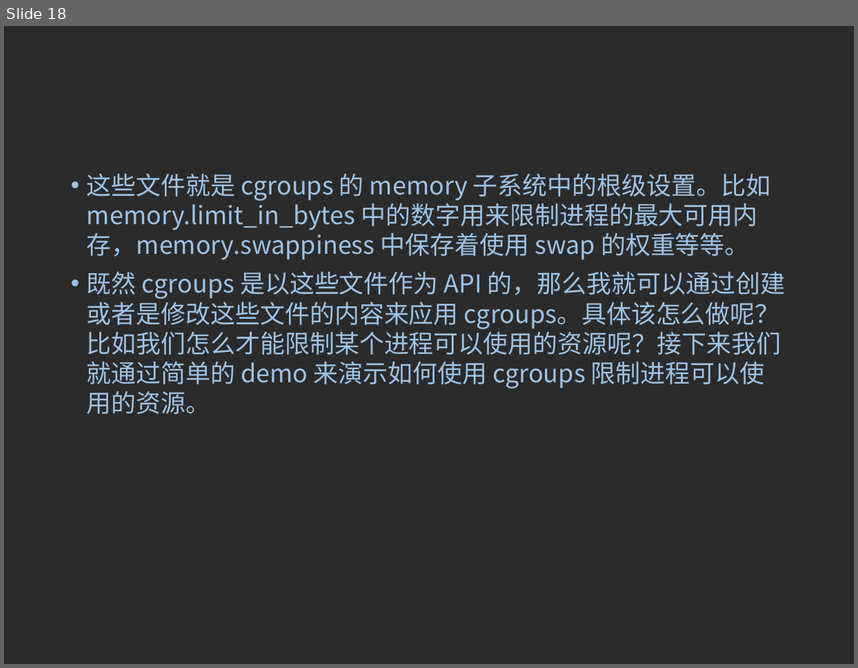
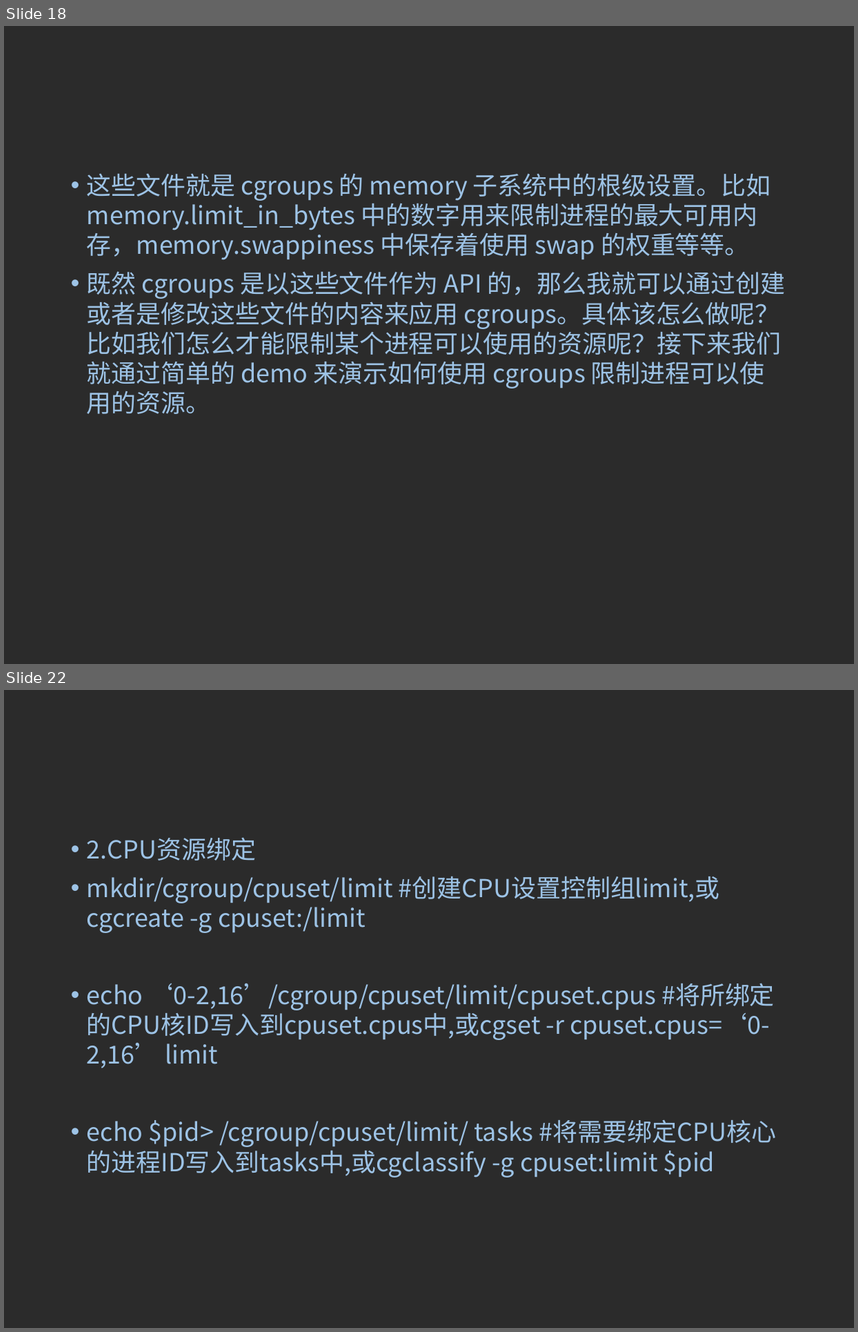
Before and after one commit to 15905100791/learning-records, a slide deck: Cgroups/CGroups简介.ppt. Shown one above the other, each under a label of ours: slide 18 before the commit, slides 18 and 22 after it; the slides between them are not shown. The pictures are 858x668 and 858x1332 pixels, drawn with LibreOffice and Linux fonts; fonts in the diff are those of the drawing; background and template pictures are left out; a plain dark background stands for a picture behind light text. Boxes give left, top, right and bottom in pixels: in the first picture for what was removed or moved away, otherwise in the second. Text is boxed around its words. In the diff, an @@ line names an element or a change of style, - is before the commit and + after.

```diff
--- a/Cgroups/CGroups简介.ppt
+++ b/Cgroups/CGroups简介.ppt
@@ slide 22 added at box(4, 690, 854, 1328), background picture (left out) @@
@@ text added at box(87, 837, 776, 1177), 21 pt, text #9DC3E6 @@
+• 2.CPU资源绑定
+• mkdir/cgroup/cpuset/limit #创建CPU设置控制组limit,或cgcreate -g cpuset:/limit
+• echo ‘0-2,16’/cgroup/cpuset/limit/cpuset.cpus #将所绑定的CPU核ID写入到cpuset.cpus中,或cgset -r cpuset.cpus=‘0-2,16’ limit
+• echo $pid> /cgroup/cpuset/limit/ tasks #将需要绑定CPU核心的进程ID写入到tasks中,或cgclassify -g cpuset:limit $pid
```
Also in this commit, not shown: 1 slide changed, 16 other slides added, 3 slides removed, 3 other files.
